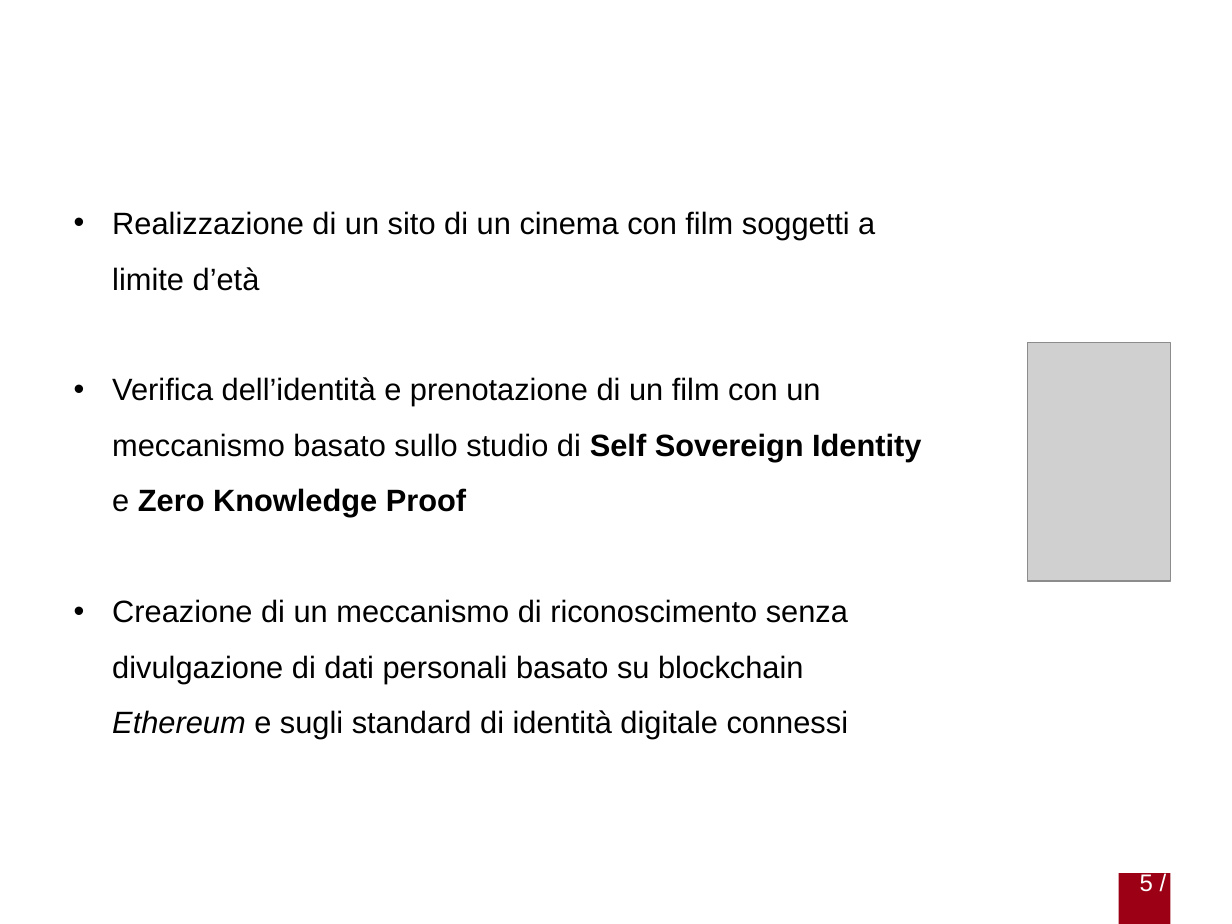
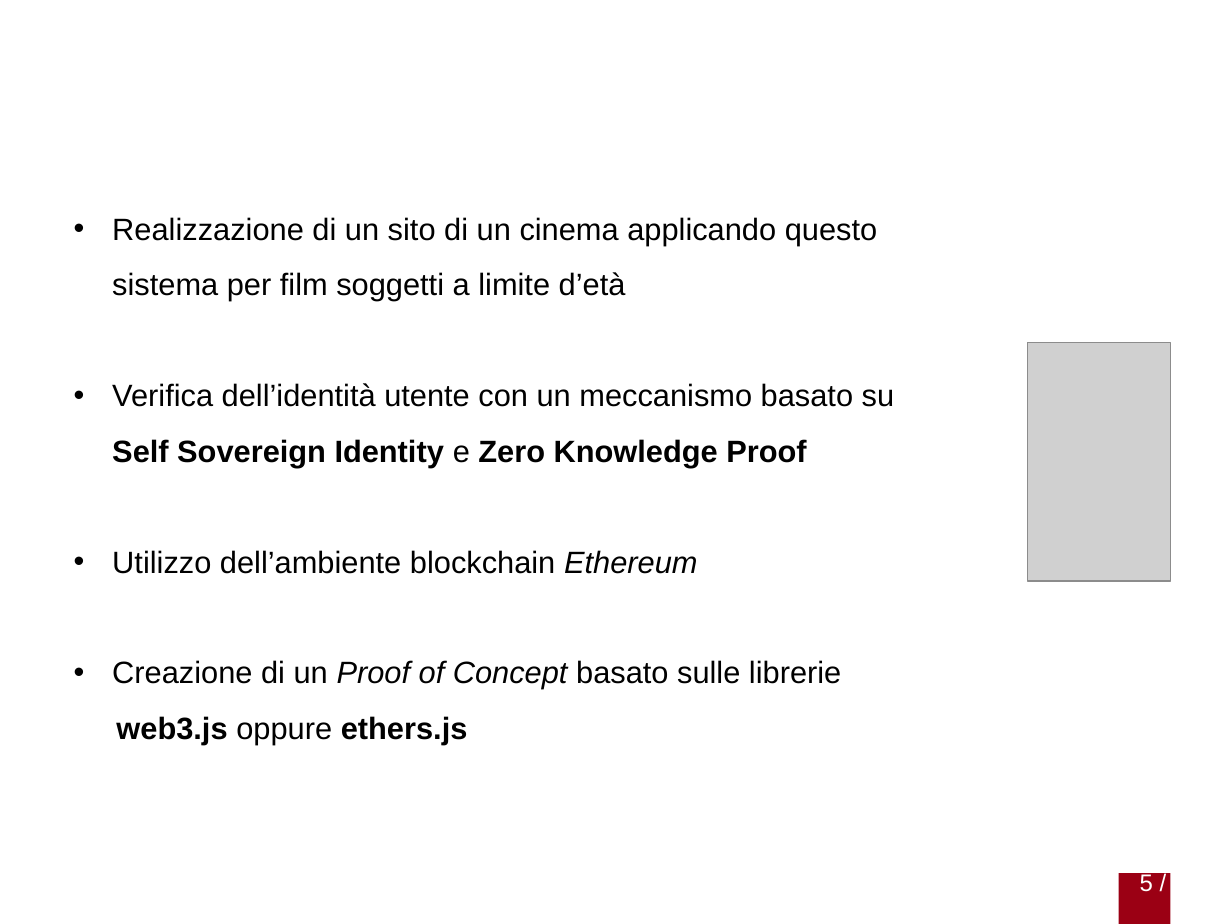
Before and after one commit to gabrielrovesti/Stage-e-Tesi-Triennale-UniPD, a slide deck: slide 5 of Presentazione/Presentazione Gabriel Rovesti.pptx. Drawn at 1232x924 pixels with LibreOffice and Linux fonts; fonts in the diff are those of the drawing; grey boxes stand for pictures; background and template pictures are left out. Boxes give left, top, right and bottom in pixels: in the first picture for what was removed or moved away, otherwise in the second. Text is boxed around its words. In the diff, an @@ line names an element or a change of style, - is before the commit and + after.

```diff
--- a/Presentazione/Presentazione Gabriel Rovesti.pptx
+++ b/Presentazione/Presentazione Gabriel Rovesti.pptx
@@ text at [112, 217, 895, 745]: text changed @@
-• Realizzazione di un sito di un cinema con film soggetti a limite d’età
-• Verifica dell’identità e prenotazione di un film con un meccanismo basato sullo studio di Self Sovereign Identity e Zero Knowledge Proof
-• Creazione di un meccanismo di riconoscimento senza divulgazione di dati personali basato su blockchain Ethereum e sugli standard di identità digitale connessi
+• Realizzazione di un sito di un cinema applicando questo sistema per film soggetti a limite d’età
+• Verifica dell’identità utente con un meccanismo basato su Self Sovereign Identity e Zero Knowledge Proof
+• Utilizzo dell’ambiente blockchain Ethereum
+• Creazione di un Proof of Concept basato sulle librerie
+web3.js oppure ethers.js
```
Also in this commit, not shown: 8 other slides changed, 5 other files.
